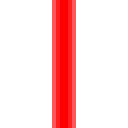
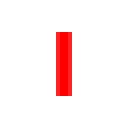
Two versions of the same layered image (128 x 128). Layer-by-layer changes:
painted on "laser" over (52, 0, 76, 128)
